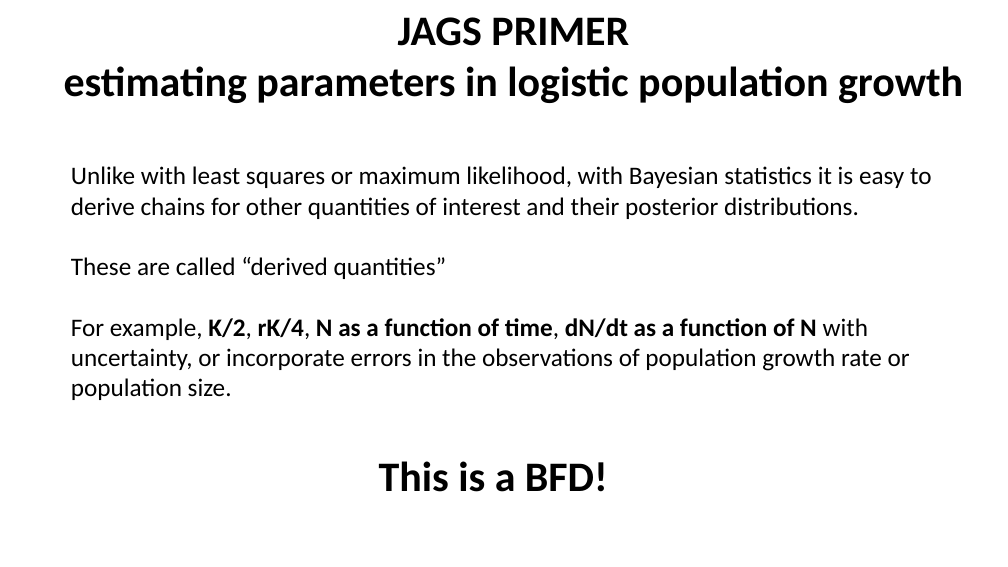
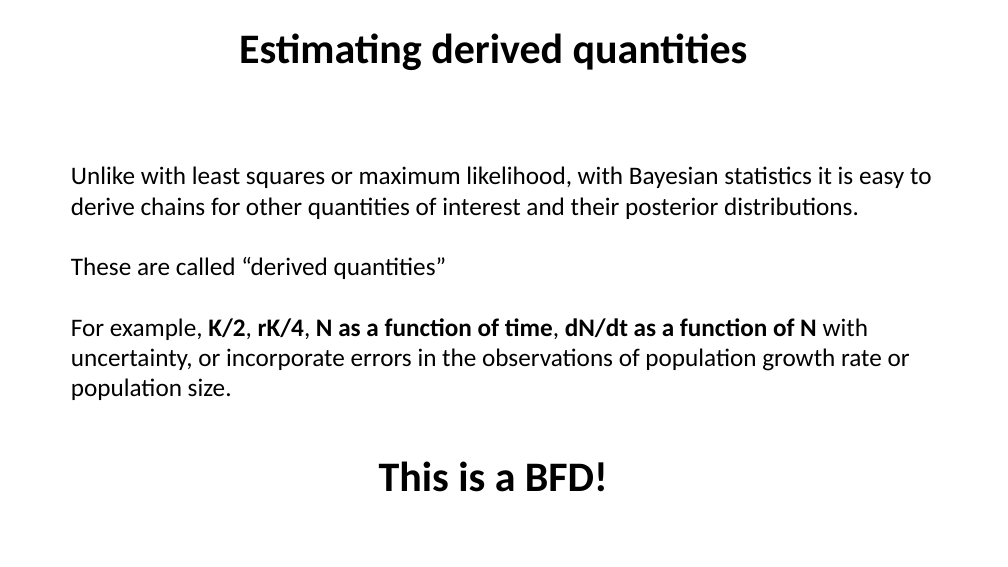
Before and after one commit to taaltree/FW536, a slide deck: slide 55 of Day4_Likelihood_BayesI/FW536_Day4_Afternoon_BayesI.pptx (slide 56 before the commit). Drawn at 1008x567 pixels with LibreOffice and Linux fonts; fonts in the diff are those of the drawing. Boxes give left, top, right and bottom in pixels: in the first picture for what was removed or moved away, otherwise in the second. Text is boxed around its words. In the diff, an @@ line names an element or a change of style, - is before the commit and + after.

```diff
--- a/Day4_Likelihood_BayesI/FW536_Day4_Afternoon_BayesI.pptx
+++ b/Day4_Likelihood_BayesI/FW536_Day4_Afternoon_BayesI.pptx
@@ text at (239, 33, 748, 70): text changed @@
-JAGS PRIMER
-estimating parameters in logistic population growth
+Estimating derived quantities
```
Also in this commit, not shown: 5 other slides changed, 6 slides removed, 3 other files.
